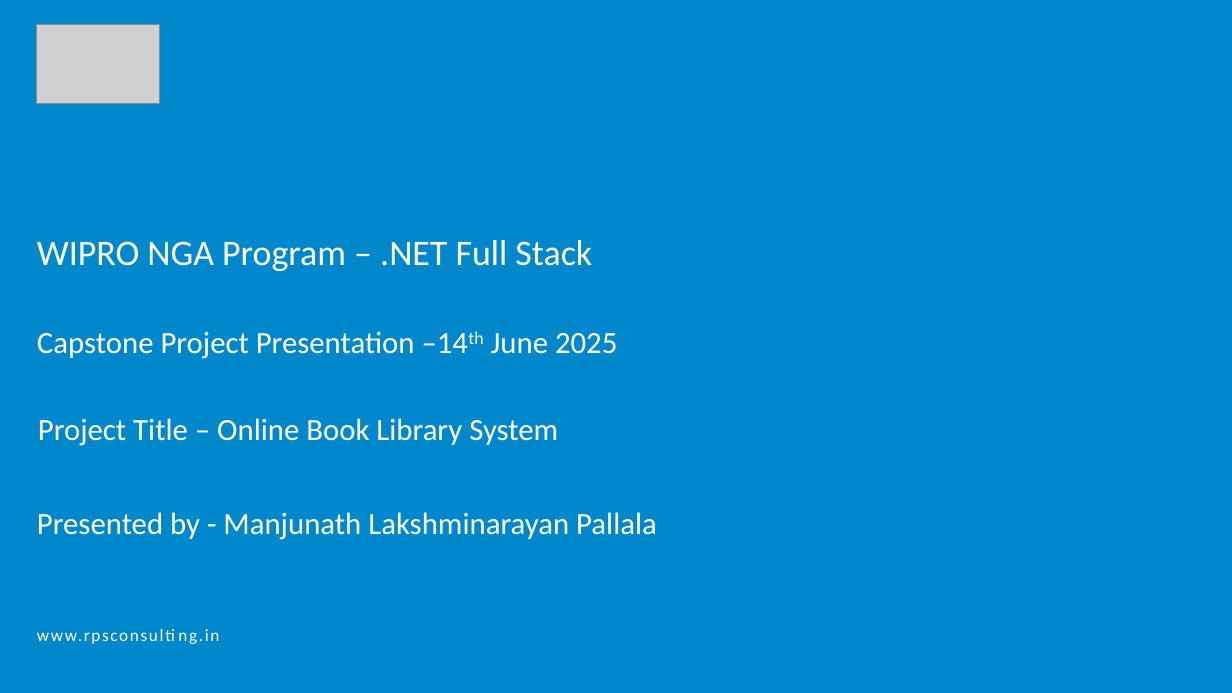
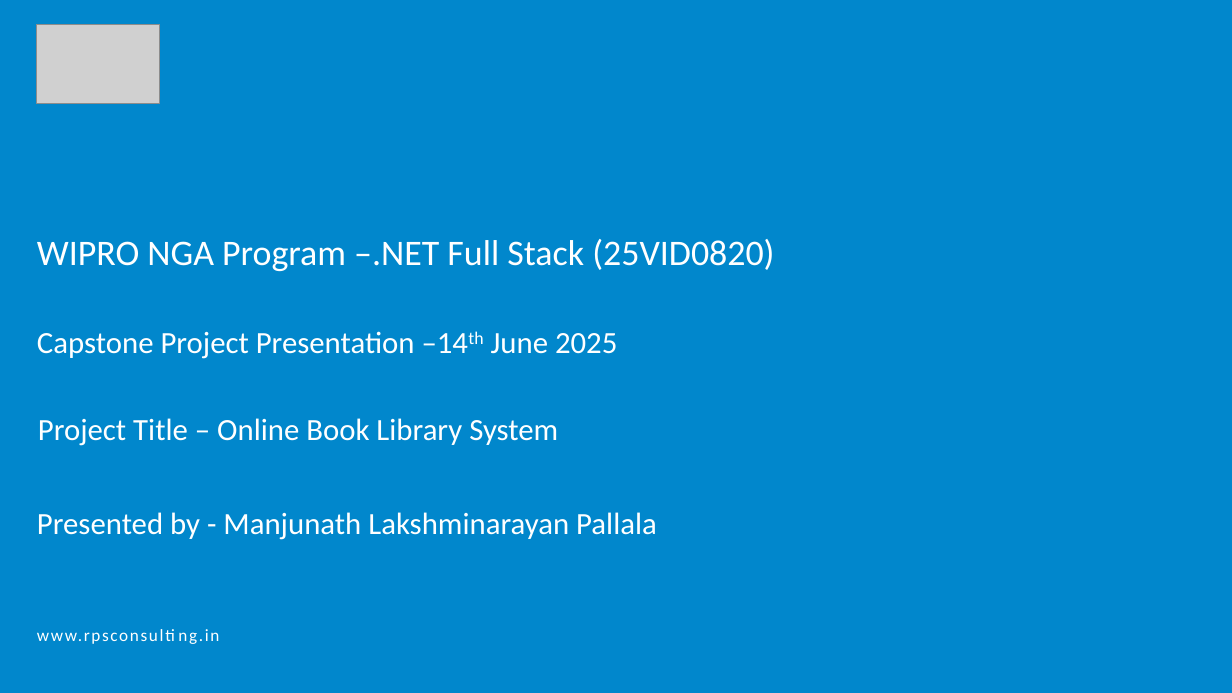
Before and after one commit to doodler420/Online-Book-Library, a slide deck: slide 1 of OnlineBookLibrarySystem_Capstone.pptx. Drawn at 1232x693 pixels with LibreOffice and Linux fonts; fonts in the diff are those of the drawing; grey boxes stand for pictures. Boxes give left, top, right and bottom in pixels: in the first picture for what was removed or moved away, otherwise in the second. Text is boxed around its words. In the diff, an @@ line names an element or a change of style, - is before the commit and + after.

```diff
--- a/OnlineBookLibrarySystem_Capstone.pptx
+++ b/OnlineBookLibrarySystem_Capstone.pptx
@@ text at [37, 239, 774, 271]: text changed @@
-WIPRO NGA Program – .NET Full Stack
+WIPRO NGA Program –.NET Full Stack (25VID0820)
```
Also in this commit, not shown: 1 slide added, 14 other files.
